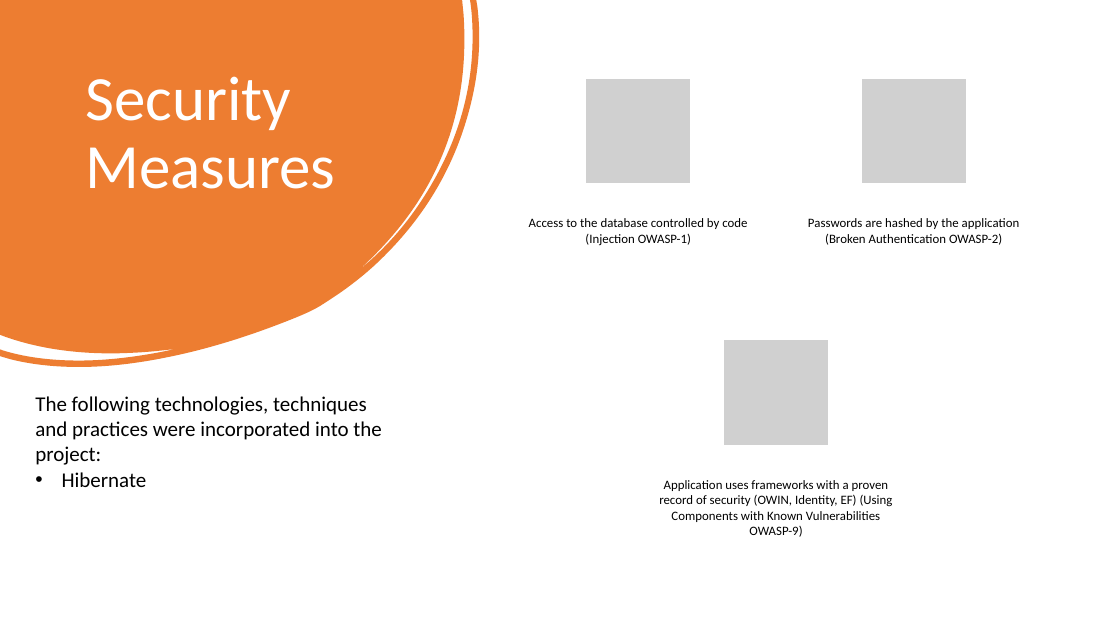
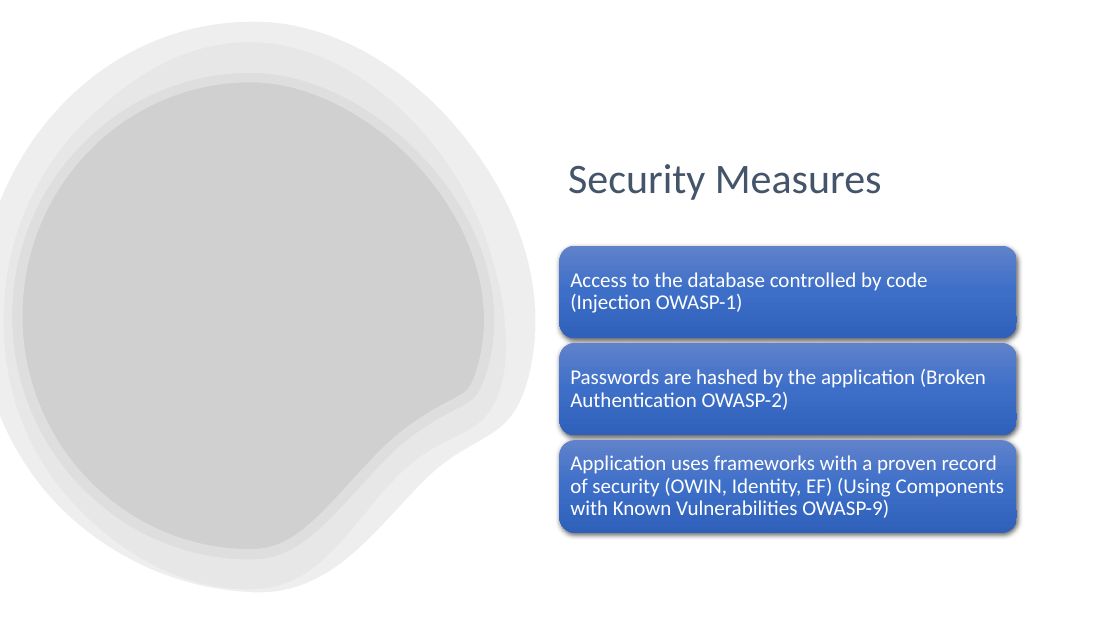
Before and after one commit to hpatel183/project-2-SuperStocks-Documentation, a slide deck: slide 6 of Documents/SuperStocks.pptx. Drawn at 1120x630 pixels with LibreOffice and Linux fonts; fonts in the diff are those of the drawing; grey boxes stand for pictures. Boxes give left, top, right and bottom in pixels: in the first picture for what was removed or moved away, otherwise in the second. Text is boxed around its words. In the diff, an @@ line names an element or a change of style, - is before the commit and + after.

```diff
--- a/Documents/SuperStocks.pptx
+++ b/Documents/SuperStocks.pptx
@@ freeform shape removed at (x1=0, y1=0, x2=480, y2=367) @@
@@ picture added at (x1=0, y1=0, x2=536, y2=629) @@
@@ group added at (x1=0, y1=0, x2=574, y2=630): 5 freeform shapes @@
@@ title "Security Measures" moved from (x1=85, y1=76, x2=335, y2=189) to (x1=568, y1=164, x2=882, y2=200) @@
@@ title "Security Measures" at (x1=568, y1=164, x2=882, y2=200): size 54 to 36 pt, text colour #FFFFFF to #44546A; vertical alignment top to bottom @@
@@ picture removed at (x1=586, y1=78, x2=691, y2=184) @@
@@ picture removed at (x1=861, y1=78, x2=967, y2=184) @@
@@ rounded rectangle added at (x1=560, y1=245, x2=1017, y2=338), fill gradient #6183CB to #3E70CA to #3062BB @@
@@ text "Access to the database controlled ..." moved from (x1=529, y1=218, x2=747, y2=246) to (x1=570, y1=272, x2=927, y2=313) @@
@@ rounded rectangle added at (x1=560, y1=343, x2=1017, y2=435), fill gradient #6183CB to #3E70CA to #3062BB @@
@@ size 11 to 18 pt, text colour #000000 to #FFFFFF; alignment centre to left; line spacing 1 to 0.9; more space between paragraphs; vertical alignment top to middle in 3 elements at (x1=570, y1=455, x2=1005, y2=518), (x1=570, y1=272, x2=927, y2=313), (x1=570, y1=369, x2=986, y2=410) @@
@@ text "Passwords are hashed by the ..." moved from (x1=808, y1=218, x2=1020, y2=245) to (x1=570, y1=369, x2=986, y2=410) @@
@@ picture removed at (x1=723, y1=340, x2=829, y2=446) @@
@@ text removed at (x1=35, y1=396, x2=381, y2=487) @@
-The following technologies, techniques and practices were incorporated into the project:
-• Hibernate
@@ rounded rectangle added at (x1=560, y1=440, x2=1017, y2=533), fill gradient #6183CB to #3E70CA to #3062BB @@
@@ text "Application uses frameworks with a ..." moved from (x1=659, y1=480, x2=893, y2=537) to (x1=570, y1=455, x2=1005, y2=518) @@
```
Also in this commit, not shown: 2 other slides changed, 1 slide added, 2 slides removed.
